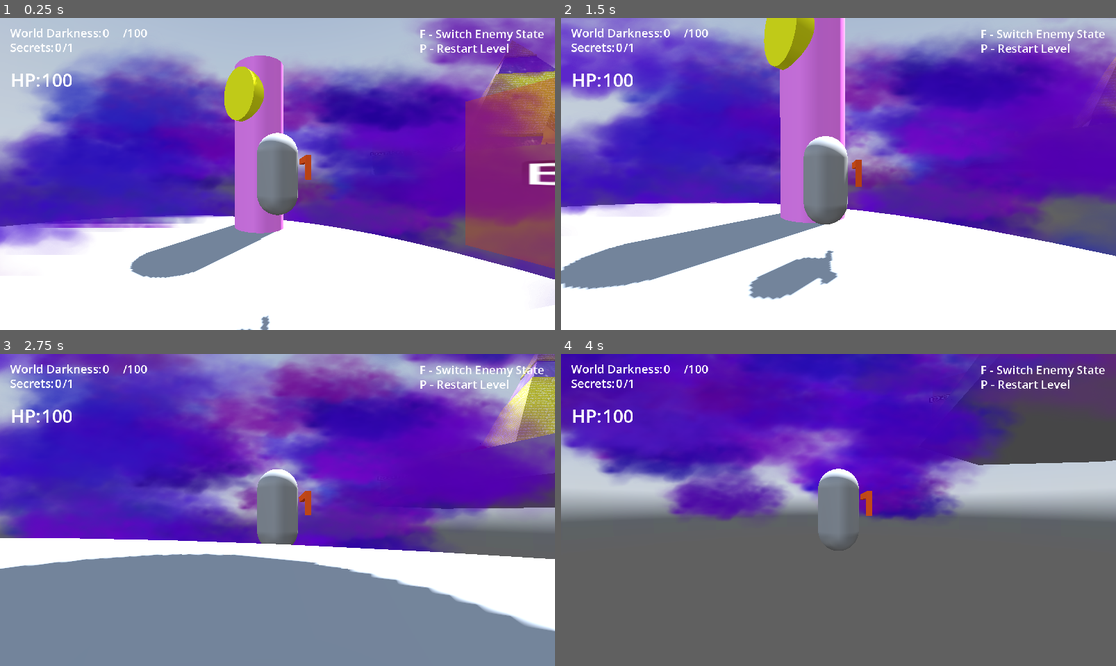
Above: before the commit, frames 1-4 (two rows, left to right).
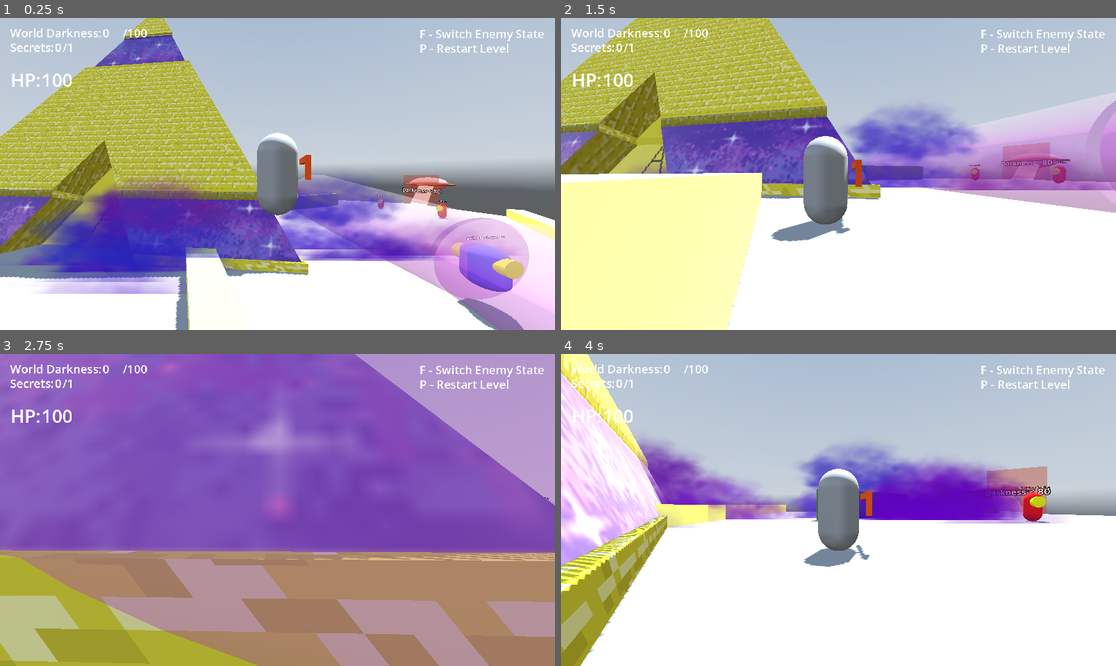
Above: after the commit, the same moments.

Repository: SoulPixelIV/space-egypt
Game: Godot game, scene res://Scenes/world.tscn
Two runs of this game, one before a commit and one after it. Both use one fixed random seed, a clock stepped at 60 frames per second and the inputs below. A sky picture missing from this copy of the repository is replaced by a grey-blue gradient.
Inputs (mouse positions are in pixels of both pictures, inside the frame that each line leads up to):
- Up to frame 1 (0.25 s): no input
- Up to frame 2 (1.5 s): tap Enter (ui_accept) at 0.5, 0.77 s; move the mouse to (866, 174) at 0.52 s; hold Right mouse button (aim) 0.53-1.28 s; hold W (ui_up) from 0.53 s (still down); move the mouse to (810, 174) at 1.27 s; click (810, 174) at 1.35 s
- Up to frame 3 (2.75 s): keep holding W (ui_up); tap Enter (ui_accept) at 1.52 s; move the mouse to (288, 503) at 2.02 s; tap F (toggle_state) at 2.1 s
- Up to frame 4 (4 s): keep holding W (ui_up); move the mouse to (832, 516) at 2.77 s; right-click (832, 516) at 2.85 s; tap Enter (ui_accept) at 3.02, 3.77 s; move the mouse to (877, 513) at 3.52 s; click (877, 513) at 3.6 s

The runs differ from the first frame. In frame 1, 71% of the frame differs, in the area x 0-100%, y 0-100%; in frame 2, 74%; in frame 3, 95%; in frame 4, 94%.

Commit message:
Enemy 2SP now damages player

Diff:
--- a/Prefabs/enemy.tscn
+++ b/Prefabs/enemy.tscn
@@ -49,7 +49,7 @@
 [node name="Enemy" type="CharacterBody3D" unique_id=1382371117 groups=["enemy"]]
 transform = Transform3D(-0.3646494, 0, -0.93114495, 0, 1, 0, 0.93114495, 0, -0.3646494, 0, 0, 0)
 script = ExtResource("1_leowk")
-speed = 2.9
+speed = 3.6
 
 [node name="MeshInstance3D" type="MeshInstance3D" parent="." unique_id=1148287908]
 material_override = SubResource("StandardMaterial3D_5a7ea")
--- a/Prefabs/enemy2SP.tscn
+++ b/Prefabs/enemy2SP.tscn
@@ -1,7 +1,6 @@
 [gd_scene format=3 uid="uid://c43vo82ayjklp"]
 
 [ext_resource type="Script" uid="uid://dv2bygpbq2gyy" path="res://Scripts/Enemy_Movement2SP.gd" id="1_2g3ic"]
-[ext_resource type="Script" uid="uid://llosdp4pii5k" path="res://Scripts/Spotlight.gd" id="2_04cy0"]
 
 [sub_resource type="StandardMaterial3D" id="StandardMaterial3D_2g3ic"]
 albedo_color = Color(0.28235295, 0.20784314, 1, 1)
@@ -43,10 +42,13 @@
 [sub_resource type="CylinderShape3D" id="CylinderShape3D_fo5ed"]
 radius = 0.40722656
 
+[sub_resource type="BoxShape3D" id="BoxShape3D_2g3ic"]
+size = Vector3(1.7744141, 1.5683594, 4.4797363)
+
 [node name="Enemy2SP" type="CharacterBody3D" unique_id=1382371117 groups=["enemy"]]
 transform = Transform3D(-0.5036318, 0, -1.8766007, 0, 1, 0, 1.2860414, 0, -0.7349031, 0, 0, 0)
 script = ExtResource("1_2g3ic")
-speed = 2.9
+speed = 3.2
 
 [node name="MeshInstance3D" type="MeshInstance3D" parent="." unique_id=1148287908]
 material_override = SubResource("StandardMaterial3D_2g3ic")
@@ -85,10 +87,8 @@
 [node name="CollisionShape3D" type="CollisionShape3D" parent="VisibleArea" unique_id=1349394440]
 shape = SubResource("SphereShape3D_k7acu")
 
-[node name="Spotlight" type="Area3D" parent="." unique_id=776889299 groups=["spotlight"]]
+[node name="Spotlight" type="Area3D" parent="." unique_id=776889299 groups=["destructible"]]
 transform = Transform3D(0.9078187, 0, -2.9802322e-08, 0, 1, 0, 4.4703484e-08, 0, 0.7646118, 0.009345233, 0, 0.108853795)
-script = ExtResource("2_04cy0")
-destroy_when_nolamp = false
 
 [node name="Lamp" type="MeshInstance3D" parent="Spotlight" unique_id=767906924]
 transform = Transform3D(0.75, 0, 0, 0, -6.862688e-09, -0.75, 0, 0.157, -3.278354e-08, 0, 0.334, 0.475)
@@ -112,8 +112,6 @@
 
 [node name="Spotlight2" type="Area3D" parent="." unique_id=1710033281 groups=["destructible"]]
 transform = Transform3D(-0.9078188, 0, 5.9604645e-08, 0, 1, 0, -1.6391277e-07, 0, -0.76461214, 0.0061471947, 0, -0.10393363)
-script = ExtResource("2_04cy0")
-destroy_when_nolamp = false
 
 [node name="Lamp" type="MeshInstance3D" parent="Spotlight2" unique_id=895781649]
 transform = Transform3D(0.75, 0, 0, 0, -6.862688e-09, -0.75, 0, 0.157, -3.278354e-08, 0, 0.334, 0.475)
@@ -124,8 +122,21 @@
 transform = Transform3D(1.4107397, -1.4901161e-08, 5.3290705e-15, 0, -9.276606e-09, -1.6107321, 0, 0.21222407, -7.0407346e-08, -4.0978193e-08, 0.35199994, 0.44199997)
 shape = SubResource("CylinderShape3D_fo5ed")
 
+[node name="DamageField" type="Area3D" parent="." unique_id=1406849282]
+transform = Transform3D(0.9999998, 0, 0, 0, 1, 0, 0, 0, 0.9999998, -0.08974826, 0, 0.82506925)
+
+[node name="CollisionShape3D" type="CollisionShape3D" parent="DamageField" unique_id=1887317224]
+transform = Transform3D(1.0000161, 0, -1.1026859e-06, 0, 1, 0, 1.1175871e-06, 0, 1.0000155, 0.043458857, 0.2841797, -0.68471134)
+shape = SubResource("BoxShape3D_2g3ic")
+
+[node name="DamageTime" type="Timer" parent="." unique_id=16820653]
+wait_time = 0.05
+
 [connection signal="body_entered" from="AreaOfSight" to="." method="_on_area_of_sight_body_entered"]
 [connection signal="body_exited" from="AreaOfSight" to="." method="_on_area_of_sight_body_exited"]
 [connection signal="body_entered" from="AreaOfSight2" to="." method="_on_area_of_sight_2_body_entered"]
 [connection signal="body_entered" from="AreaOfSight2" to="." method="_on_area_of_sight_body_entered"]
 [connection signal="body_exited" from="AreaOfSight2" to="." method="_on_area_of_sight_body_exited"]
+[connection signal="body_entered" from="DamageField" to="." method="_on_damage_field_body_entered"]
+[connection signal="body_exited" from="DamageField" to="." method="_on_damage_field_body_exited"]
+[connection signal="timeout" from="DamageTime" to="." method="_on_damage_time_timeout"]
--- a/Scenes/world.tscn
+++ b/Scenes/world.tscn
@@ -358,7 +358,7 @@
 
 [node name="Player" parent="." unique_id=268844224 instance=ExtResource("5_7yui6")]
 unique_name_in_owner = true
-transform = Transform3D(-0.591042, 0, -0.80664057, 0, 1, 0, 0.80664057, 0, -0.591042, 6.7243576, 3.7486129, -6.1519585)
+transform = Transform3D(-0.591042, 0, -0.80664057, 0, 1, 0, 0.80664057, 0, -0.591042, 72.03746, 12.279968, -25.004648)
 
 [node name="Enemy" parent="." unique_id=1382371117 instance=ExtResource("7_7yui6")]
 transform = Transform3D(-0.59754133, 0, -0.80183816, 0, 1, 0, 0.80183816, 0, -0.59754133, 43.633034, 6.945346, -0.15001726)
@@ -538,9 +538,6 @@
 [node name="MeshInstance3D11" type="MeshInstance3D" parent="Main" unique_id=1181686240]
 transform = Transform3D(-1.6681241, 0, 9.375426, 0, 1.5663539, 0, 0.7829335, 0, 19.975363, 70.83754, 6.113059, -25.263779)
 mesh = SubResource("BoxMesh_5v1tr")
-
-[node name="Enemy" parent="Main" unique_id=1485388187 instance=ExtResource("13_e0ngr")]
-transform = Transform3D(-1.3804014, 0, -0.06590581, 0, 1, 0, 0.045165464, 0, -2.0142913, 80.604164, 7.3749514, -37.56038)
 
 [node name="MeshInstance3D16" type="MeshInstance3D" parent="Main" unique_id=1786835316]
 transform = Transform3D(1.6404018, 0, 5.169747, 0, 1.566354, 0, -0.55368215, 0, 15.316478, 52.713074, 6.113059, -18.932718)
@@ -685,4 +682,7 @@
 [node name="Enemy4" parent="." unique_id=1307027015 instance=ExtResource("7_7yui6")]
 transform = Transform3D(-0.9946363, 0, -0.10343472, 0, 1, 0, 0.10343472, 0, -0.9946363, 68.847786, 6.959936, -6.5587883)
 
+[node name="Enemy2SP" parent="." unique_id=233595385 instance=ExtResource("13_e0ngr")]
+transform = Transform3D(-1.3742559, 0, -0.20097071, 0, 1, 0, 0.13772595, 0, -2.005324, 81.97203, 7.868767, -29.796951)
+
 [connection signal="body_entered" from="Main/Secret/Area3D" to="Main/Secret/Area3D" method="_on_body_entered"]
--- a/Scripts/Enemy_Movement2SP.gd
+++ b/Scripts/Enemy_Movement2SP.gd
@@ -13,6 +13,8 @@
 @export var player: CharacterBody3D
 @export var speed := 2.5
 @export var remaining_spotlights := 2
+@onready var damage_timer: Timer = $DamageTime
+var damage_target: CharacterBody3D = null
 
 @onready var patrol_points = %PatrolPoints.get_children()
 @onready var spotlight: Area3D = $Spotlight
@@ -224,3 +226,23 @@
 		return
 
 	state = State.WANDER
+
+
+func _on_damage_field_body_entered(body: Node3D) -> void:
+	if body.is_in_group("Player"):
+		damage_target = body
+		damage_timer.start()
+		print("PLAYER IN DAMAGE FIELD")
+
+func _on_damage_field_body_exited(body: Node3D) -> void:
+	if body == damage_target:
+		damage_target = null
+		damage_timer.stop()
+		print("PLAYER LEFT DAMAGE FIELD")
+
+func _on_damage_time_timeout() -> void:
+	if is_instance_valid(damage_target):
+		damage_target.hp -= 1
+		print("Player HP:", damage_target.hp)
+	else:
+		damage_timer.stop()
